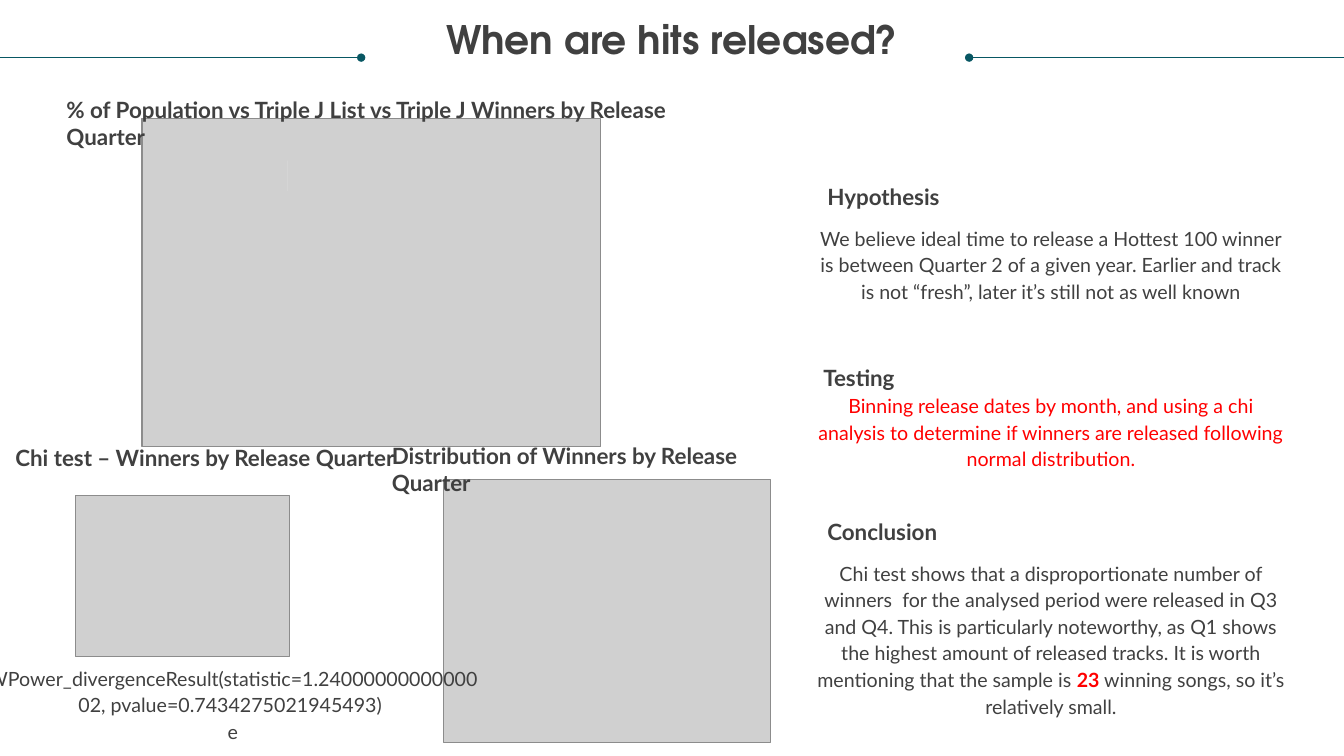
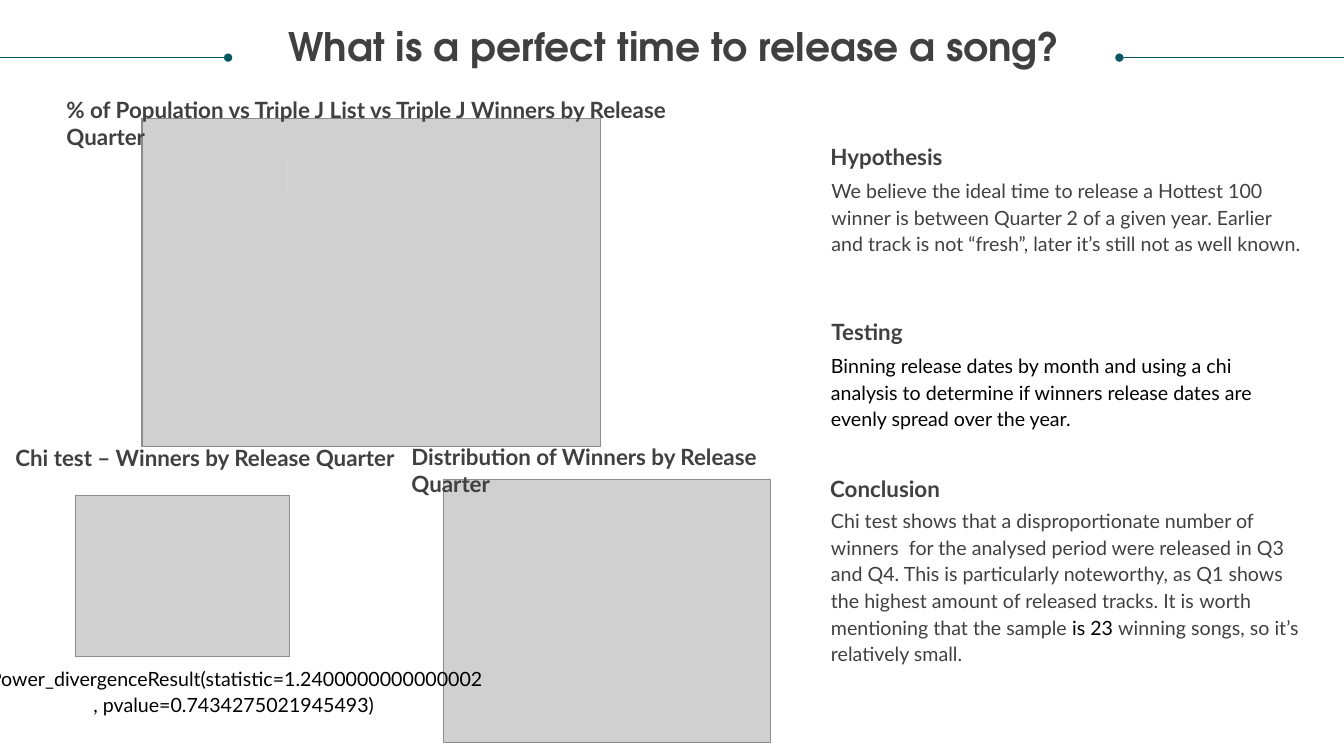
Before and after one commit to relaernu/project_1, a slide deck: slide 11 of Documents/Let the music speak.pptx (slide 12 before the commit). Drawn at 1344x756 pixels with LibreOffice and Linux fonts; fonts in the diff are those of the drawing; grey boxes stand for pictures. Boxes give left, top, right and bottom in pixels: in the first picture for what was removed or moved away, otherwise in the second. Text is boxed around its words. In the diff, an @@ line names an element or a change of style, - is before the commit and + after.

Commit message:
Latest Update 25/01/2021 6pm

```diff
--- a/Documents/Let the music speak.pptx
+++ b/Documents/Let the music speak.pptx
@@ text removed at <box>446,24,898,55</box> @@
-When are hits released?
@@ arrow moved from (0, 57) - (361, 57) to (0, 57) - (228, 57) @@
@@ text added at <box>289,31,1060,70</box>, 28 pt, text #404040, bold @@
+What is a perfect time to release a song?
@@ arrow moved from (969, 57) - (1344, 57) to (1120, 57) - (1344, 57) @@
@@ text "Hypothesis": place and size @@
-text "Hypothesis" at <box>827,188,939,209</box>
+text "Hypothesis" at <box>830,148,942,169</box>
@@ text at <box>831,183,1300,254</box>: text changed @@
-We believe ideal time to release a Hottest 100 winner is between Quarter 2 of a given year. Earlier and track is not “fresh”, later it’s still not as well known
+We believe the ideal time to release a Hottest 100 winner is between Quarter 2 of a given year. Earlier and track is not “fresh”, later it’s still not as well known.
@@ text "Testing": place and size @@
-text "Testing" at <box>823,369,894,390</box>
+text "Testing" at <box>831,323,902,344</box>
@@ text at <box>831,358,1252,430</box>: text changed; text colour #FF0000 to #000000 @@
-Binning release dates by month, and using a chi analysis to determine if winners are released following normal distribution.
+Binning release dates by month and using a chi analysis to determine if winners release dates are evenly spread over the year.
@@ text "Distribution of Winners by Release ..." rewrapped from <box>517,444,737,468</box> to <box>411,446,756,498</box> @@
@@ text "Conclusion": place and size @@
-text "Conclusion" at <box>827,523,937,540</box>
+text "Conclusion" at <box>830,480,940,497</box>
@@ text "Chi test shows that a ...": place and size @@
-text "Chi test shows that a ..." at <box>817,566,1284,691</box>
+text "Chi test shows that a ..." at <box>831,513,1299,639</box>
@@ text "Chi test shows that a ..." at <box>831,513,1299,639</box>: text colour #404040 to #000000 in "is"; text colour #FF0000 to #000000, bold off in "23"; alignment centre to left @@
@@ text at <box>0,669,482,716</box>: text changed; text colour #404040 to #000000 @@
-WPower_divergenceResult(statistic=1.2400000000000002, pvalue=0.7434275021945493)
-e
+Power_divergenceResult(statistic=1.2400000000000002, pvalue=0.7434275021945493)
```
Also in this commit, not shown: 14 other slides changed, 1 slide removed.
